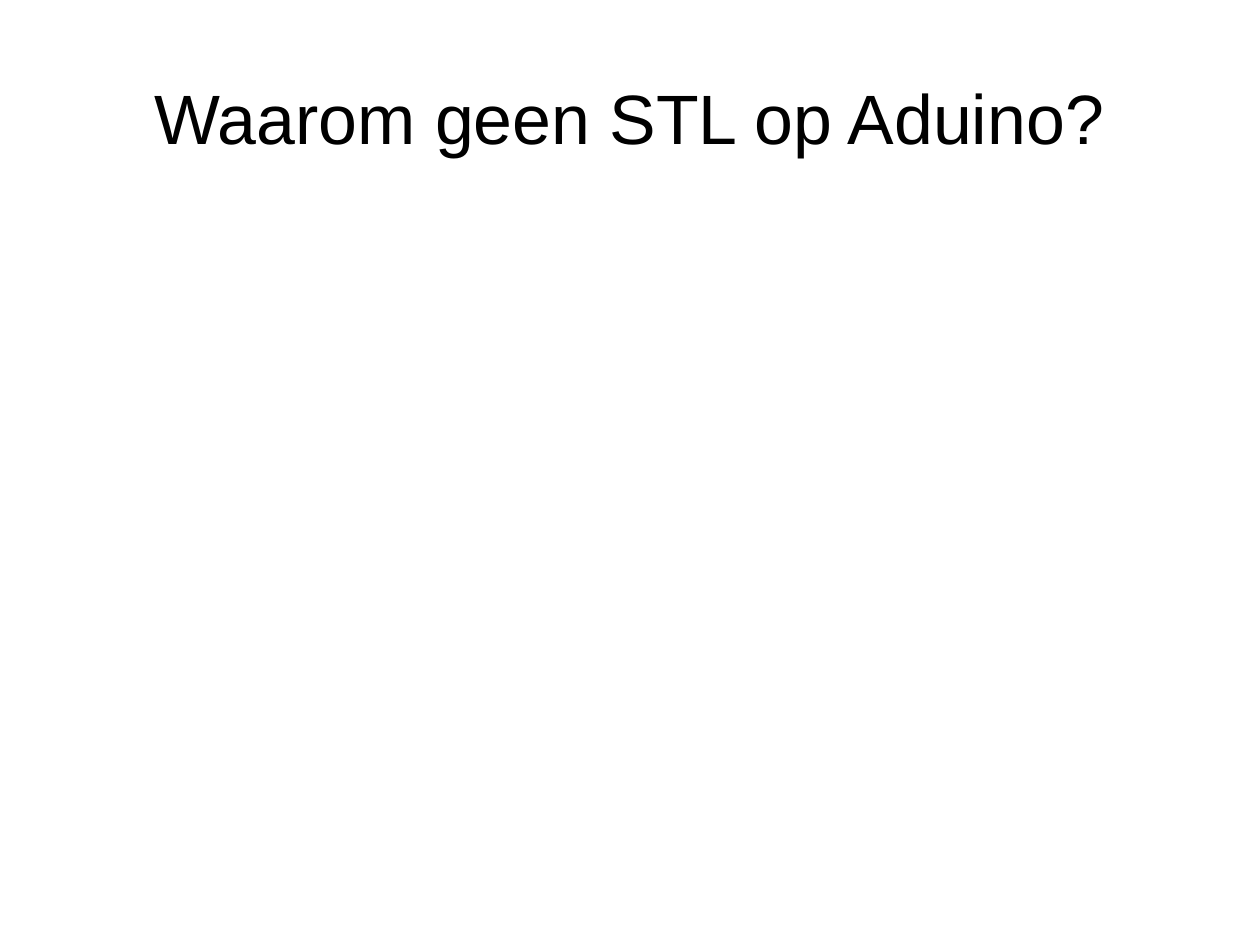
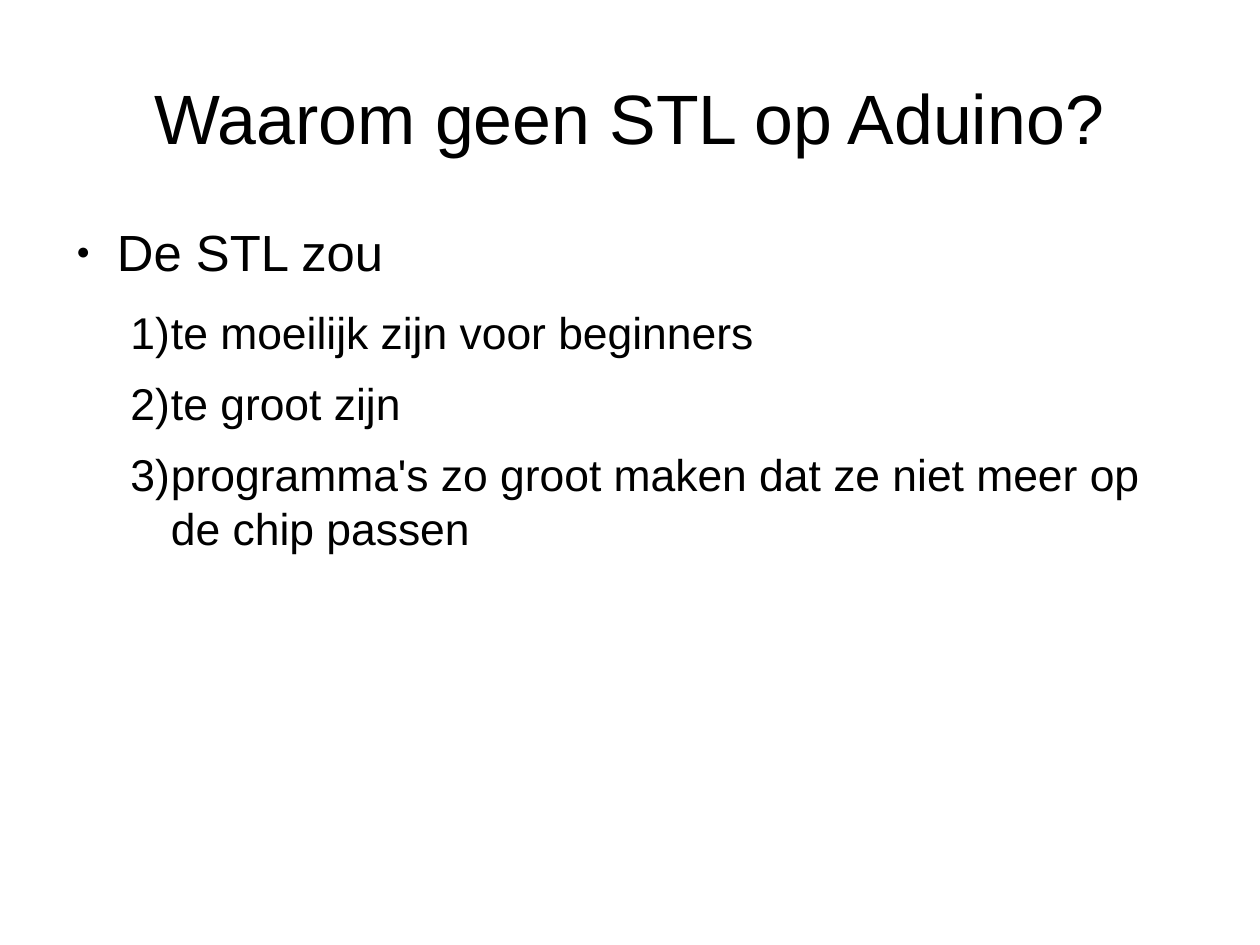
Before and after one commit to djog/arduino_cursus, a slide deck: slide 7 of Raw/ArduinoEnCpp.odp (slide 6 before the commit). Drawn at 1260x945 pixels with LibreOffice and Linux fonts; fonts in the diff are those of the drawing. Boxes give left, top, right and bottom in pixels: in the first picture for what was removed or moved away, otherwise in the second. Text is boxed around its words. In the diff, an @@ line names an element or a change of style, - is before the commit and + after.

```diff
--- a/Raw/ArduinoEnCpp.odp
+++ b/Raw/ArduinoEnCpp.odp
@@ text added at [117,235,1139,554], 28 pt, text #000000 @@
+● De STL zou
+  1) te moeilijk zijn voor beginners
+  2) te groot zijn
+  3) programma's zo groot maken dat ze niet meer op de chip passen
```
Also in this commit, not shown: 2 other slides changed, 4 slides added, 1 slide removed, 5 other files.
